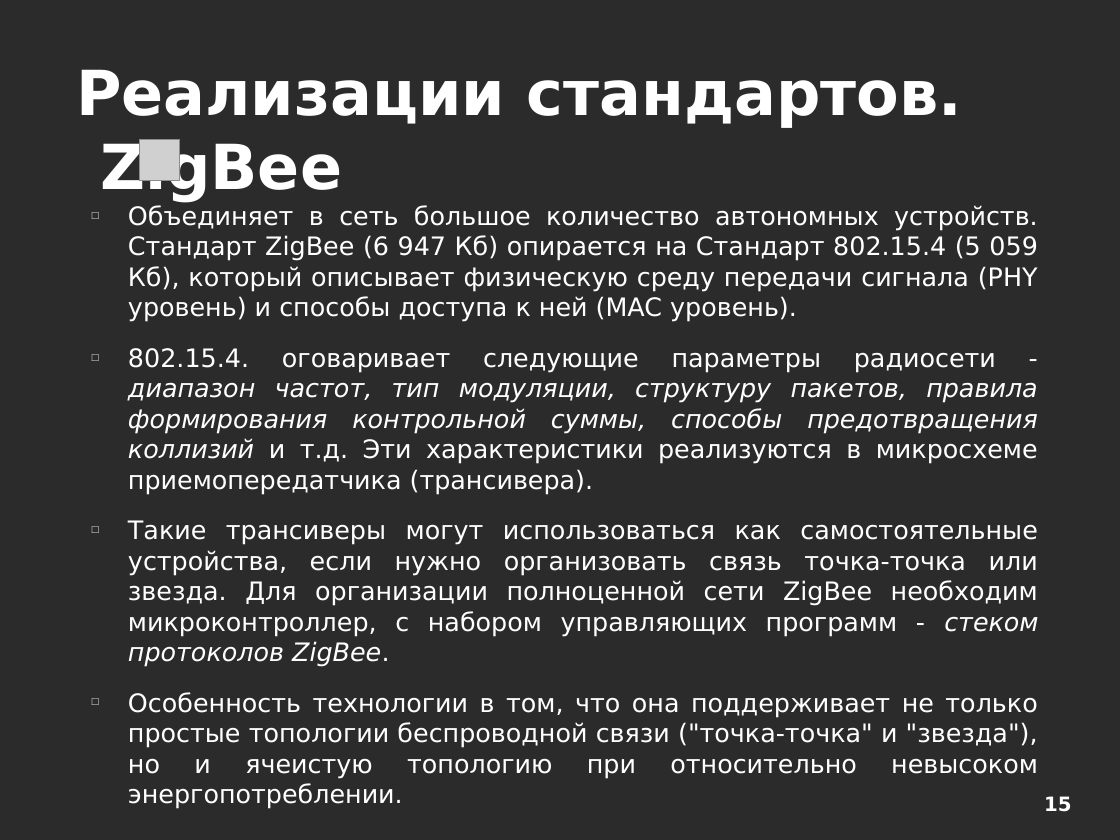
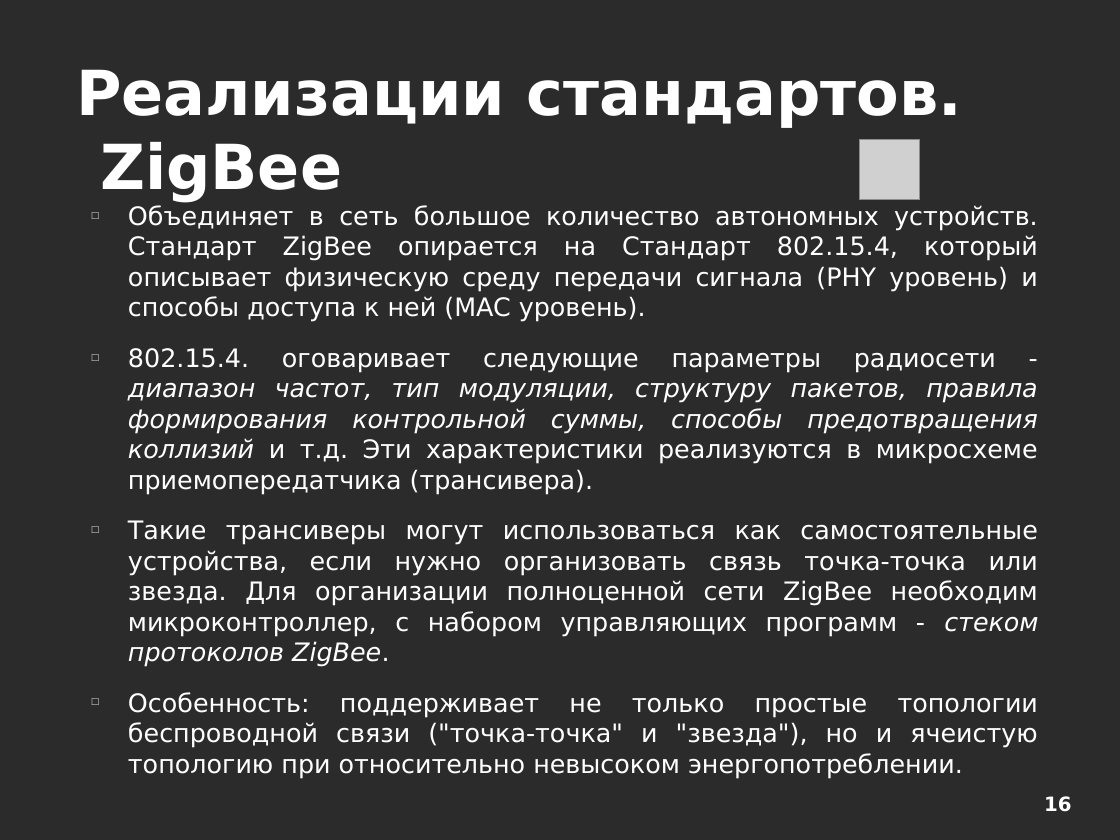
Before and after one commit to aeremenok/a-team-777, a slide deck: slide 16 of 10/smm/doc/eav_wireless.odp (slide 15 before the commit). Drawn at 1120x840 pixels with LibreOffice and Linux fonts; fonts in the diff are those of the drawing; grey boxes stand for pictures; background and template pictures are left out; a plain dark background stands for a picture behind light text. Boxes give left, top, right and bottom in pixels: in the first picture for what was removed or moved away, otherwise in the second. Text is boxed around its words. In the diff, an @@ line names an element or a change of style, - is before the commit and + after.

```diff
--- a/10/smm/doc/eav_wireless.odp
+++ b/10/smm/doc/eav_wireless.odp
@@ picture: place and size @@
-picture at [140,140,180,181]
+picture at [860,140,920,200]
@@ text at [128,205,1038,322]: text changed @@
-□ Объединяет в сеть большое количество автономных устройств. Cтандарт ZigBee (6 947 Кб) опирается на Стандарт 802.15.4 (5 059 Кб), который описывает физическую среду передачи сигнала (PHY уровень) и способы доступа к ней (MAC уровень).
+□ Объединяет в сеть большое количество автономных устройств. Cтандарт ZigBee опирается на Стандарт 802.15.4, который описывает физическую среду передачи сигнала (PHY уровень) и способы доступа к ней (MAC уровень).
@@ text at [128,692,1038,779]: text changed @@
-□ Особенность технологии в том, что она поддерживает не только простые топологии беспроводной связи ("точка-точка" и "звезда"), но и ячеистую топологию при относительно невысоком энергопотреблении.
+□ Особенность: поддерживает не только простые топологии беспроводной связи ("точка-точка" и "звезда"), но и ячеистую топологию при относительно невысоком энергопотреблении.
@@ page number at [1044,796,1071,812]: text changed @@
-15
+16
```
Also in this commit, not shown: 20 other slides changed, 3 slides added, 1 slide removed.
